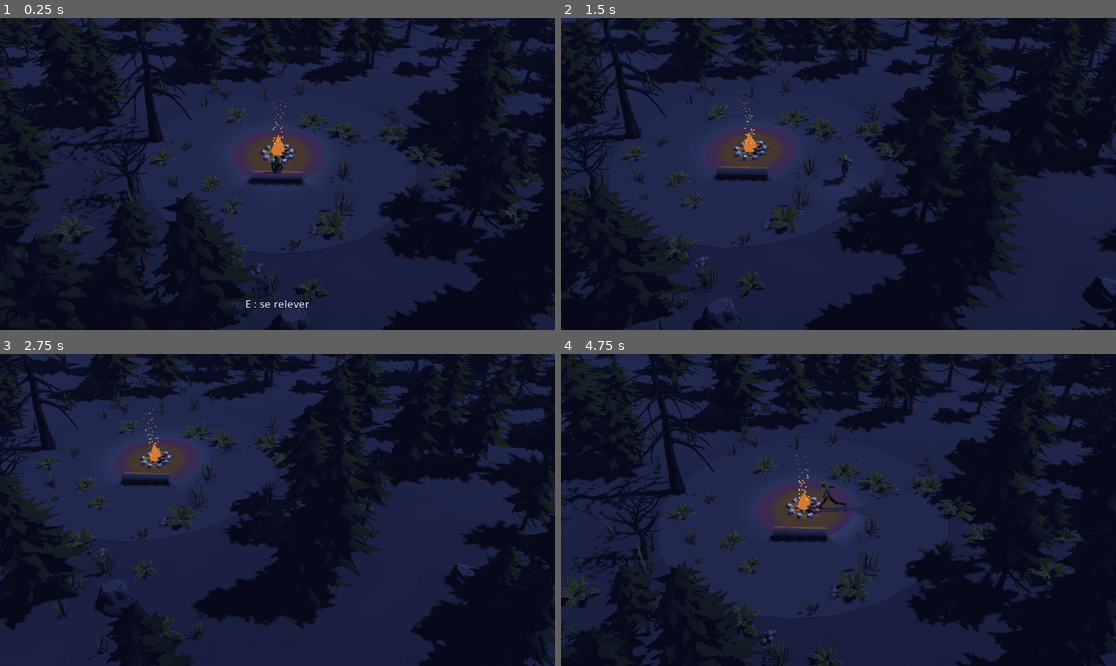
Above: before the commit, frames 1-4 (two rows, left to right).
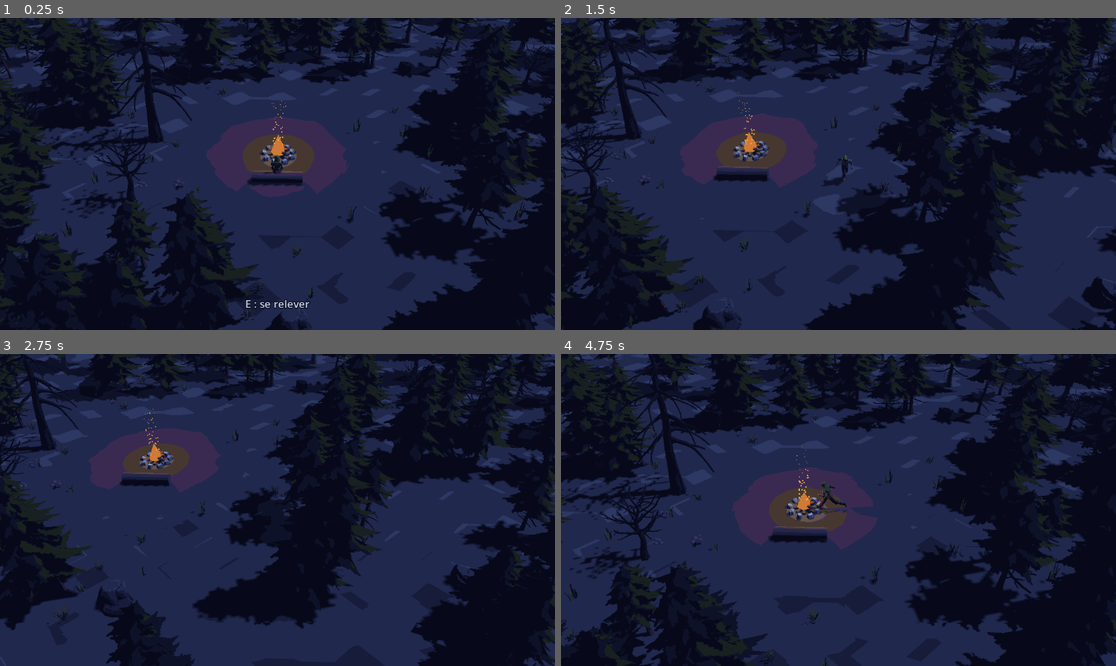
Above: after the commit, the same moments.

Repository: tomberardpro-tech/Dark-Fantasy
Game: Godot game, scene res://scenes/main.tscn
Same seed, same stepped clock (60 frames per second), same inputs: the game is played once before the commit and once after it.
Inputs (mouse positions are in pixels of both pictures, inside the frame that each line leads up to):
- Up to frame 1 (0.25 s): no input
- Up to frame 2 (1.5 s): tap Enter at 0.5 s; move the mouse to (960, 158) at 0.52 s; hold D (droite) 0.53-1.28 s; hold Shift (courir) 0.53-1.28 s; click (960, 158) at 0.67 s; move the mouse to (727, 189) at 1.27 s; hold Down from 1.28 s (still down); tap E (interagir) at 1.35 s
- Up to frame 3 (2.75 s): move the mouse to (333, 441) at 2.02 s; release Down at 2.03 s; hold D (droite) from 2.03 s (still down); tap S (reculer) at 2.1 s
- Up to frame 4 (4.75 s): move the mouse to (810, 572) at 2.77 s; release D (droite) at 2.78 s; hold W (avancer) 2.78-3.53 s; tap Space (roulade) at 2.85 s; click (810, 572) at 2.92 s; move the mouse to (1005, 556) at 3.52 s; hold Shift (courir) 3.53-4.28 s; hold A (gauche) from 3.53 s (still down); move the mouse to (672, 463) at 4.27 s; tap E (interagir) at 4.35 s

The runs differ from the first frame. In frame 1, 5.1% of the frame differs, in the area x 3-98%, y 0-100%; in frame 2, 4.2%; in frame 3, 3.4%; in frame 4, 5.9%, in the area x 0-99%, y 8-100%.

Commit message:
Sol en taches comme la maquette, sans fougères ni tramage
Le sol est un quadrillage coloré (trois verts éteints en taches, terre autour du
feu) comme sur la maquette. Fougères retirées, moins d'herbes. Plus de tramage.
Lumière du feu réglée comme la maquette (portée 18 m).

Co-Authored-By: Claude Opus 5.5 <noreply@anthropic.com>

Diff:
--- a/scenes/main.tscn
+++ b/scenes/main.tscn
@@ -9,18 +9,19 @@
 [ext_resource type="Script" path="res://scripts/rendu.gd" id="7_rendu"]
 [ext_resource type="Shader" path="res://shaders/palette.gdshader" id="8_palette"]
 [ext_resource type="PackedScene" path="res://assets/personnage/Male_Ranger.gltf" id="9_ranger"]
+[ext_resource type="Script" path="res://scripts/sol.gd" id="10_sol"]
 
 [sub_resource type="ShaderMaterial" id="Material_palette"]
 shader = ExtResource("8_palette")
 shader_parameter/palette_active = true
-shader_parameter/tramage = 0.035
+shader_parameter/tramage = 0.0
 
 [sub_resource type="Environment" id="Environment_nuit"]
 background_mode = 1
 background_color = Color(0.043, 0.055, 0.122, 1)
 ambient_light_source = 2
 ambient_light_color = Color(0.227, 0.275, 0.502, 1)
-ambient_light_energy = 0.85
+ambient_light_energy = 0.75
 glow_enabled = true
 glow_intensity = 0.7
 glow_bloom = 0.05
@@ -28,34 +29,7 @@
 fog_light_color = Color(0.125, 0.157, 0.302, 1)
 fog_density = 0.006
 
-[sub_resource type="PlaneMesh" id="PlaneMesh_sol"]
-size = Vector2(120, 120)
-
-[sub_resource type="StandardMaterial3D" id="Material_sol"]
-albedo_color = Color(0.149, 0.2, 0.184, 1)
-roughness = 1.0
-
 [sub_resource type="WorldBoundaryShape3D" id="Shape_sol"]
-
-[sub_resource type="CylinderMesh" id="CylinderMesh_clairiere"]
-top_radius = 7.5
-bottom_radius = 7.5
-height = 0.02
-radial_segments = 24
-
-[sub_resource type="StandardMaterial3D" id="Material_clairiere"]
-albedo_color = Color(0.18, 0.239, 0.227, 1)
-roughness = 1.0
-
-[sub_resource type="CylinderMesh" id="CylinderMesh_terre"]
-top_radius = 2.6
-bottom_radius = 2.6
-height = 0.02
-radial_segments = 16
-
-[sub_resource type="StandardMaterial3D" id="Material_terre"]
-albedo_color = Color(0.227, 0.184, 0.161, 1)
-roughness = 1.0
 
 [sub_resource type="CylinderMesh" id="CylinderMesh_tronc"]
 top_radius = 0.3
@@ -109,21 +83,10 @@
 [node name="Sol" type="StaticBody3D" parent="Rendu/Monde"]
 
 [node name="Apparence" type="MeshInstance3D" parent="Rendu/Monde/Sol"]
-mesh = SubResource("PlaneMesh_sol")
-material_override = SubResource("Material_sol")
+script = ExtResource("10_sol")
 
 [node name="Forme" type="CollisionShape3D" parent="Rendu/Monde/Sol"]
 shape = SubResource("Shape_sol")
-
-[node name="Clairiere" type="MeshInstance3D" parent="Rendu/Monde"]
-position = Vector3(0, 0.01, 0)
-mesh = SubResource("CylinderMesh_clairiere")
-material_override = SubResource("Material_clairiere")
-
-[node name="TerreAutourDuFeu" type="MeshInstance3D" parent="Rendu/Monde"]
-position = Vector3(0, 0.02, 0)
-mesh = SubResource("CylinderMesh_terre")
-material_override = SubResource("Material_terre")
 
 [node name="FeuDeCamp" type="Node3D" parent="Rendu/Monde"]
 script = ExtResource("2_feu")
--- a/scripts/feu_de_camp.gd
+++ b/scripts/feu_de_camp.gd
@@ -4,9 +4,9 @@
 ## et une lumière orange qui tremble.
 
 ## Puissance de la lumière du feu.
-@export var puissance := 2.6
-## Distance éclairée par le feu (en mètres).
-@export var portee := 14.0
+@export var puissance := 2.4
+## Distance éclairée par le feu (en mètres), comme sur la maquette.
+@export var portee := 18.0
 ## Nombre de braises qui s'envolent.
 @export var nombre_braises := 40
 
@@ -29,7 +29,8 @@
 	_lumiere.light_color = Color("e0823a")
 	_lumiere.light_energy = puissance
 	_lumiere.omni_range = portee
-	_lumiere.omni_attenuation = 1.6
+	# Baisse progressive avec la distance, comme la lumière de la maquette.
+	_lumiere.omni_attenuation = 2.0
 	_lumiere.shadow_enabled = true
 	_lumiere.position.y = 1.1
 	add_child(_lumiere)
--- a/scripts/foret.gd
+++ b/scripts/foret.gd
@@ -1,6 +1,6 @@
 extends Node3D
 ## Forêt autour de la clairière, avec les modèles Quaternius (Stylized Nature MegaKit) :
-## pins, arbres morts, rochers, et des herbes, fougères et champignons dans la clairière.
+## pins, arbres morts, rochers, et quelques herbes et champignons dans la clairière.
 ## Placés au hasard, mais toujours au même endroit grâce à une « graine » fixe.
 ## Chaque modèle est assombri et teinté vers la palette du jeu (voir CONTEXTE.md).
 
@@ -11,7 +11,7 @@
 @export var nombre_pins := 220
 @export var nombre_arbres_morts := 30
 @export var nombre_rochers := 14
-@export var nombre_herbes := 90
+@export var nombre_herbes := 40
 ## Change ce nombre pour obtenir une autre disposition des arbres.
 @export var graine := 2026
 
@@ -19,7 +19,7 @@
 const PINS := ["Pine_1", "Pine_2", "Pine_3", "Pine_4", "Pine_5"]
 const ARBRES_MORTS := ["DeadTree_1", "DeadTree_2", "DeadTree_3", "DeadTree_4", "DeadTree_5"]
 const ROCHERS := ["Rock_Medium_1", "Rock_Medium_2", "Rock_Medium_3"]
-const HERBES := ["Grass_Wispy_Short", "Grass_Wispy_Tall", "Grass_Common_Short", "Fern_1"]
+const HERBES := ["Grass_Wispy_Short", "Grass_Common_Short"]
 
 ## Teinte appliquée à chaque famille de matériaux pour coller à la palette sombre.
 const TEINTES := {
@@ -53,9 +53,9 @@
 		var taille := _rng.randf_range(0.3, 0.6)
 		_placer(ROCHERS, pos, taille)
 		_ajouter_obstacle(pos, 1.3 * taille)
-	# Herbes et fougères : surtout au bord de la clairière, jamais près du feu.
+	# Quelques touffes d'herbe au bord de la clairière, jamais près du feu.
 	for i in nombre_herbes:
-		_placer(HERBES, _position_au_hasard(3.5, 14.0), _rng.randf_range(0.5, 0.9))
+		_placer(HERBES, _position_au_hasard(4.5, 14.0), _rng.randf_range(0.4, 0.7))
 	for i in 6:
 		_placer(["Mushroom_Common"], _position_au_hasard(5.0, 10.0), _rng.randf_range(0.6, 1.0))
 
--- /dev/null
+++ b/scripts/sol.gd
@@ -0,0 +1,52 @@
+extends MeshInstance3D
+## Le sol, fait comme sur la maquette : un quadrillage plat dont chaque point reçoit une
+## couleur. Trois verts éteints forment des taches irrégulières, et la terre brune
+## apparaît autour du feu.
+
+## Taille du sol (en mètres, de chaque côté).
+@export var taille := 120.0
+## Écart entre deux points du quadrillage (plus petit = taches plus fines).
+@export var pas := 1.0
+
+const VERTS := [Color("26332f"), Color("2e3d3a"), Color("3a4a43")]
+const TERRE := Color("463830")
+
+
+func _ready() -> void:
+	var outil := SurfaceTool.new()
+	outil.begin(Mesh.PRIMITIVE_TRIANGLES)
+	outil.set_normal(Vector3.UP)
+	var n := int(taille / pas)
+	var debut := -taille / 2.0
+	for i in n + 1:
+		for j in n + 1:
+			var x := debut + i * pas
+			var z := debut + j * pas
+			outil.set_color(_couleur(x, z))
+			outil.add_vertex(Vector3(x, 0.0, z))
+	for i in n:
+		for j in n:
+			var a := i * (n + 1) + j
+			var b := a + n + 1
+			outil.add_index(a)
+			outil.add_index(b)
+			outil.add_index(a + 1)
+			outil.add_index(a + 1)
+			outil.add_index(b)
+			outil.add_index(b + 1)
+	mesh = outil.commit()
+	var mat := StandardMaterial3D.new()
+	mat.vertex_color_use_as_albedo = true
+	mat.roughness = 1.0
+	material_override = mat
+
+
+func _couleur(x: float, z: float) -> Color:
+	# Même formule que la maquette : des taches de trois verts.
+	var indice := int(floor((sin(x * 1.7) * cos(z * 1.3) + 1.0) * 1.49))
+	var c: Color = VERTS[clampi(indice, 0, VERTS.size() - 1)]
+	# La terre autour du feu, qui se fond dans l'herbe.
+	var r := Vector2(x, z).length()
+	if r < 5.5:
+		c = c.lerp(TERRE, 1.0 - smoothstep(3.5, 5.5, r) * 0.7)
+	return c
Not shown, added: scripts/sol.gd.uid
